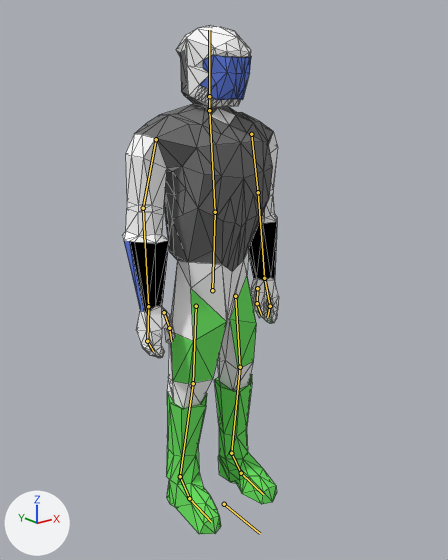
The Blender file ProjectLuna/Assets/Models/player/animated_ply.blend, before and after one commit.
Rendered twice from a camera (50 mm lens) standing at (-17.8, -22.2, 21.4) and looking at (-0.4, -0.5, 12.7). Every picture has the same lights, and +X, +Y and +Z are marked at lower left. The bones that bend it are drawn over the model as lines. Mesh edges are drawn as thin lines.
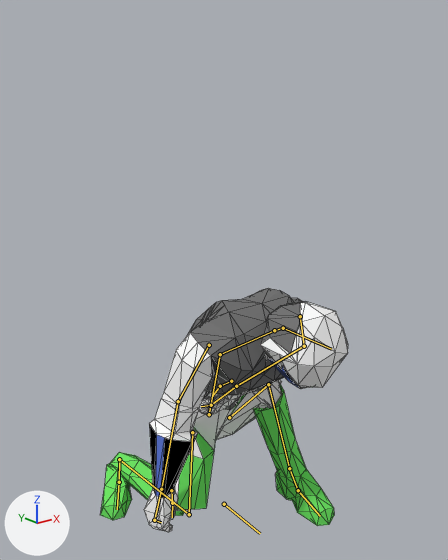
The newer file adds an action. The first version stands in its rest pose; the second is drawn at frame 17 of the action 'DEATH'.

The change in detail:
Bone 'lower.back' (bone_lower_back) moves from (0.0, 0.0, 0.0) to (0.0, -1.79, 0.0).
Bone 'lower.back' (bone_lower_back) turns from (0, 0, 0) to (-11, 0, 0) degrees about its own x, y and z.
Bone 'upper.back' (bone_upper_back) turns from (0, 0, 0) to (50, 0, 0) degrees about its own x, y and z.
Bone 'Head' (bone_head) turns from (0, 0, 0) to (-29, 0, 0) degrees about its own x, y and z.
Bone 'upper.arm.L' (bone_upper_arm_l) turns from (0, 0, 0) to (21, -14, -41) degrees about its own x, y and z.
Bone 'lower.arm.L' (bone_lower_arm_l) turns from (0, 0, 0) to (-44, -29, -75) degrees about its own x, y and z.
Bone 'upper.arm.R' (bone_upper_arm_r) turns from (0, 0, 0) to (-13, 13, -48) degrees about its own x, y and z.
Bone 'lower.arm.R' (bone_lower_arm_r) turns from (0, 0, 0) to (3, -25, 1) degrees about its own x, y and z.
Bone 'hand_2.R' (bone_hand_2_r) turns from (0, 0, 0) to (-22, 16, 14) degrees about its own x, y and z.
Bone 'thumb_2.R' (bone_thumb_2_r) turns from (0, 0, 0) to (-1, -21, -20) degrees about its own x, y and z.
Bone 'lower_leg.R' (bone_lower_leg_r) turns from (0, 0, 0) to (-3, -2, -3) degrees about its own x, y and z.
Bone 'leg_pole_target.L' (bone_leg_pole_target_l) moves from (0.0, 0.0, 0.0) to (-0.27, 0.0, -0.33).
Bone 'leg_control.L' (bone_leg_control_l) moves from (0.0, 0.0, 0.0) to (0.4, 0.79, -0.01).
Bone 'leg_control.L' (bone_leg_control_l) turns from (0, 0, 0) to (0, 0, 9) degrees about its own x, y and z.
Bone 'leg_pole_target.R' (bone_leg_pole_target_r) moves from (0.0, 0.0, 0.0) to (-0.55, 0.0, -1.05).
Bone 'leg_control.R' (bone_leg_control_r) moves from (0.0, 0.0, 0.0) to (-0.36, -0.85, 0.01).
Bone 'leg_control.R' (bone_leg_control_r) turns from (0, 0, 0) to (0, 0, 34) degrees about its own x, y and z.

What differs and where, as boxes [x1, y1, x2, y2] in the pictures (448 x 560 px):
'Cube', posed (58% wider, 52% shorter): before [122, 25, 279, 534]; after [100, 288, 348, 532]
bone 'lower.back', root to tip: before (212, 290) to (215, 212); after (209, 414) to (220, 354)
bone 'upper.back', root to tip: before (215, 212) to (209, 110); after (220, 354) to (274, 330)
bone 'Head', root to tip: before (209, 96) to (209, 30); after (283, 328) to (331, 349)
bone 'upper.arm.L', root to tip: before (251, 134) to (258, 192); after (300, 316) to (304, 346)
bone 'lower.arm.L', root to tip: before (258, 192) to (264, 278); after (304, 346) to (236, 386)
bone 'upper.arm.R', root to tip: before (156, 139) to (143, 208); after (209, 345) to (178, 401)
bone 'lower.arm.R', root to tip: before (143, 208) to (148, 306); after (178, 401) to (161, 489)
bone 'hand_2.R', root to tip: before (147, 341) to (153, 351); after (154, 520) to (161, 522)
bone 'thumb_2.R', root to tip: before (169, 328) to (171, 341); after (172, 503) to (172, 517)
bone 'lower_leg.R', root to tip: before (193, 383) to (180, 476); after (189, 514) to (119, 459)
